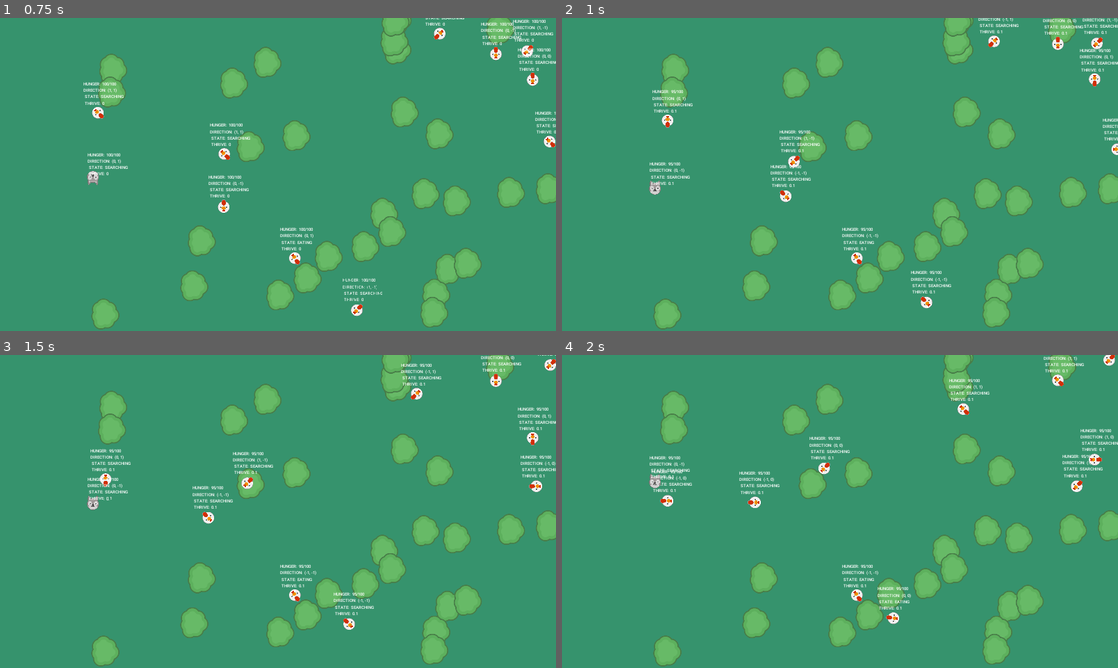
Above: before the commit, frames 1-4 (two rows, left to right).
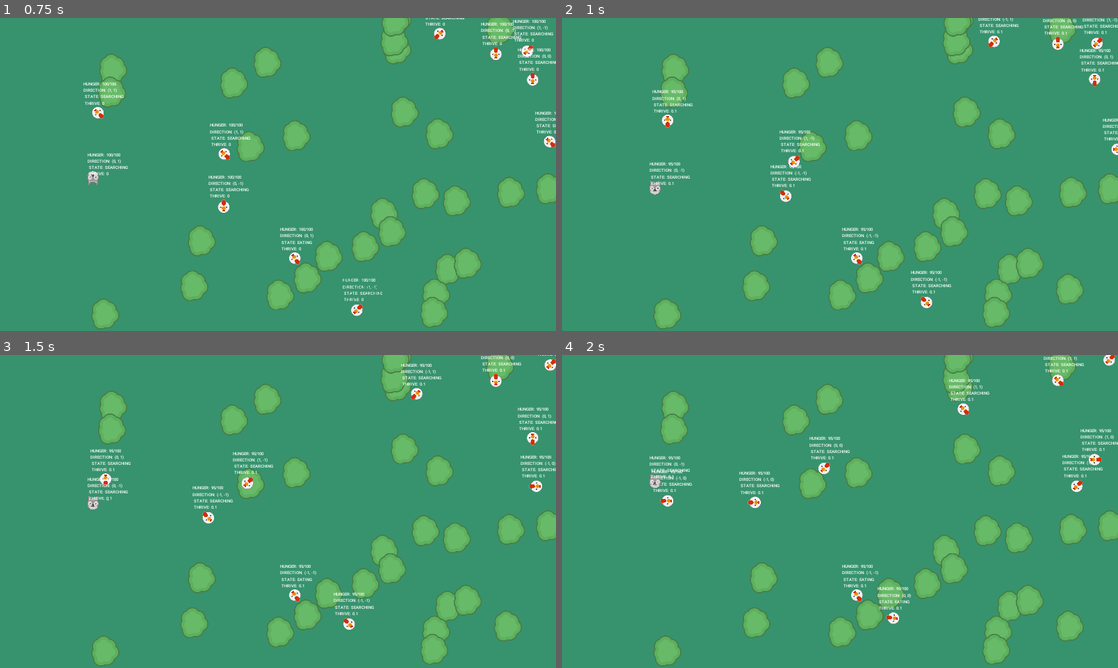
Above: after the commit, the same moments.

Repository: DuCheAnh/EcosystemSimulation
Game: Godot game, scene res://Scene/MainScene.tscn
The game is run twice, just before and just after one commit, with the same random seed, the same clock (stepped at 60 frames per second) and the same inputs.
Inputs:
- Up to frame 1 (0.75 s): no input
- Up to frame 2 (1 s): no input
- Up to frame 3 (1.5 s): no input
- Up to frame 4 (2 s): no input

Frame 1 is identical in both runs. In frame 2, 0.4% of the frame differs, in the area x 88-94%, y 81-92%; in frame 3, 0.4%; in frame 4, 0.4%.

Commit message:
add food

Diff:
--- a/EcosystemSimualtion/Scene/MainScene.gd
+++ b/EcosystemSimualtion/Scene/MainScene.gd
@@ -3,13 +3,23 @@
 var chicken_preload = preload("res://Scene/Chicken.tscn")
 var food_preload = preload("res://Scene/Food.tscn")
 
+export (float) var Add_Food_tick_time = 10
+export (bool) var Add_Food = false
+
 onready var chickens = $Chickens
 onready var foods = $Foods
+onready var Add_Food_timer = $AddFoodTimer
 
 func _ready():
 	randomize()
+	Add_Food_timer.wait_time = Add_Food_tick_time
 	add_chicken(10)
 	add_food(30)
+
+func _process(delta) -> void:
+	if Add_Food:
+		add_food(1)
+		Add_Food = false
 
 
 func add_food(amount) -> void:
@@ -25,3 +35,7 @@
 		var chicken_ins = chicken_preload.instance()
 		chicken_ins.position = Vector2(rand_range(0,screen_size.x),rand_range(0,screen_size.y))
 		chickens.add_child(chicken_ins)
+
+
+func _on_AddFoodsTimer_timeout() -> void:
+		Add_Food = true
--- a/EcosystemSimualtion/Scene/MainScene.tscn
+++ b/EcosystemSimualtion/Scene/MainScene.tscn
@@ -17,3 +17,8 @@
 
 [node name="Wolf" parent="." instance=ExtResource( 2 )]
 position = Vector2( 321, 440 )
+
+[node name="AddFoodTimer" type="Timer" parent="."]
+autostart = true
+
+[connection signal="timeout" from="AddFoodTimer" to="." method="_on_AddFoodsTimer_timeout"]
